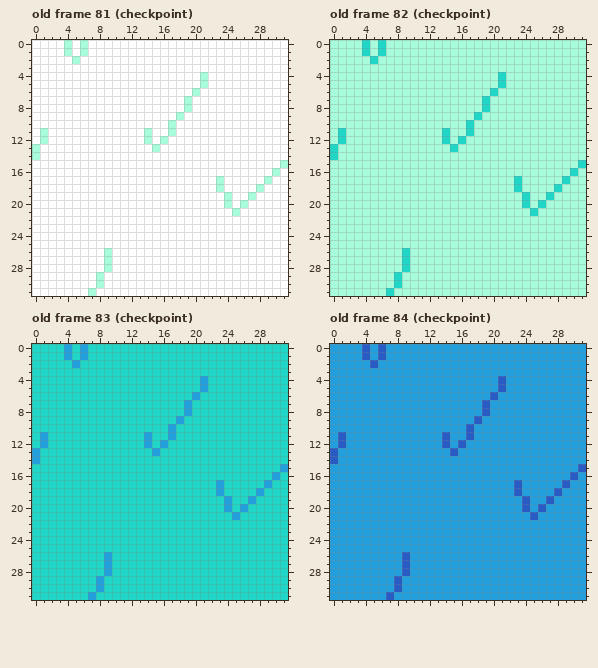
Edited in one commit: pixel-art file (ASSETs/graphics/patterns.aseprite). The first picture shows the starting point.
32x32 pixels, 190 frames. Shown: old frame 81 (checkpoint), old frame 82 (checkpoint), old frame 83 (checkpoint), old frame 84 (checkpoint). The commit also changed other frames, which this record leaves out.
After the commit:
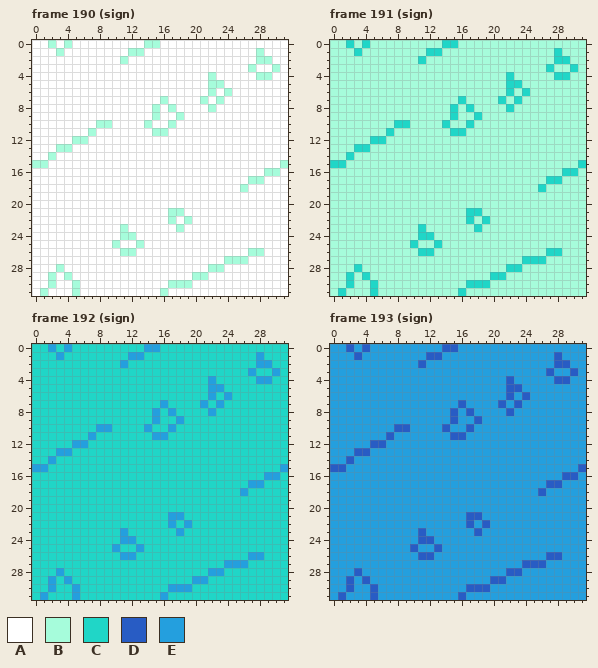
Palette (. is transparent): A #ffffff  B #a6fcdb  C #20d6c7  D #285cc4  E #249fde
A new or re-ordered frame is compared with the old frame closest to it.
Difference:
frames 190 -> 195
Changed rows in their new state; - is an unchanged pixel.
Frame 190 (sign) is new; against old frame 81 (checkpoint):
first column x 0:
 0 --B---A-------BB---------------
 1 ---BA-A-----BB--------------B--
 2 -----A-----B----------------BB-
 3 ---------------------------B--B
 4 ---------------------AB-----BB-
 5 ---------------------ABB-------
 6 --------------------A-B-B------
 7 ----------------B--A-B-B-------
 8 ---------------B-B-A--B--------
 9 ---------------B---------------
10 --------BB----B----------------
11 -A-----B------ABBA-------------
12 -A---BB-------A-A--------------
13 A--BB----------A---------------
14 A-B----------------------------
15 BB-----------------------------
16 -----------------------------B-
17 -----------------------A---BBA-
18 -----------------------A--B-A--
19 ------------------------A--A---
20 ------------------------A-A----
21 -----------------BB------A-----
22 -----------------B-B-----------
23 -----------B------B------------
24 -----------BB------------------
25 ----------B--B-----------------
26 ---------A-BB--------------BB--
27 ---------A--------------BBB----
28 ---B-----A------------BB-------
29 --B-B---A-----------BB---------
30 --B--B--A--------BBB-----------
31 -B---B-A--------B--------------
Frame 191 (sign) is new; against old frame 82 (checkpoint):
first column x 0:
 0 --C---B-------CC---------------
 1 ---CB-B-----CC--------------C--
 2 -----B-----C----------------CC-
 3 ---------------------------C--C
 4 ---------------------BC-----CC-
 5 ---------------------BCC-------
 6 --------------------B-C-C------
 7 ----------------C--B-C-C-------
 8 ---------------C-C-B--C--------
 9 ---------------C---------------
10 --------CC----C----------------
11 -B-----C------BCCB-------------
12 -B---CC-------B-B--------------
13 B--CC----------B---------------
14 B-C----------------------------
15 CC-----------------------------
16 -----------------------------C-
17 -----------------------B---CCB-
18 -----------------------B--C-B--
19 ------------------------B--B---
20 ------------------------B-B----
21 -----------------CC------B-----
22 -----------------C-C-----------
23 -----------C------C------------
24 -----------CC------------------
25 ----------C--C-----------------
26 ---------B-CC--------------CC--
27 ---------B--------------CCC----
28 ---C-----B------------CC-------
29 --C-C---B-----------CC---------
30 --C--C--B--------CCC-----------
31 -C---C-B--------C--------------
Frame 192 (sign) is new; against old frame 83 (checkpoint):
first column x 0:
 0 --E---C-------EE---------------
 1 ---EC-C-----EE--------------E--
 2 -----C-----E----------------EE-
 3 ---------------------------E--E
 4 ---------------------CE-----EE-
 5 ---------------------CEE-------
 6 --------------------C-E-E------
 7 ----------------E--C-E-E-------
 8 ---------------E-E-C--E--------
 9 ---------------E---------------
10 --------EE----E----------------
11 -C-----E------CEEC-------------
12 -C---EE-------C-C--------------
13 C--EE----------C---------------
14 C-E----------------------------
15 EE-----------------------------
16 -----------------------------E-
17 -----------------------C---EEC-
18 -----------------------C--E-C--
19 ------------------------C--C---
20 ------------------------C-C----
21 -----------------EE------C-----
22 -----------------E-E-----------
23 -----------E------E------------
24 -----------EE------------------
25 ----------E--E-----------------
26 ---------C-EE--------------EE--
27 ---------C--------------EEE----
28 ---E-----C------------EE-------
29 --E-E---C-----------EE---------
30 --E--E--C--------EEE-----------
31 -E---E-C--------E--------------
Frame 193 (sign) is new; against old frame 84 (checkpoint):
first column x 0:
 0 --D---E-------DD---------------
 1 ---DE-E-----DD--------------D--
 2 -----E-----D----------------DD-
 3 ---------------------------D--D
 4 ---------------------ED-----DD-
 5 ---------------------EDD-------
 6 --------------------E-D-D------
 7 ----------------D--E-D-D-------
 8 ---------------D-D-E--D--------
 9 ---------------D---------------
10 --------DD----D----------------
11 -E-----D------EDDE-------------
12 -E---DD-------E-E--------------
13 E--DD----------E---------------
14 E-D----------------------------
15 DD-----------------------------
16 -----------------------------D-
17 -----------------------E---DDE-
18 -----------------------E--D-E--
19 ------------------------E--E---
20 ------------------------E-E----
21 -----------------DD------E-----
22 -----------------D-D-----------
23 -----------D------D------------
24 -----------DD------------------
25 ----------D--D-----------------
26 ---------E-DD--------------DD--
27 ---------E--------------DDD----
28 ---D-----E------------DD-------
29 --D-D---E-----------DD---------
30 --D--D--E--------DDD-----------
31 -D---D-E--------D--------------
Boxes around the changes in both pictures, in picture pixels (x1, y1, x2, y2):
changed: (32, 40, 280, 168)
changed: (40, 168, 272, 296)
changed: (330, 40, 578, 168)
changed: (338, 168, 570, 296)
changed: (32, 344, 280, 472)
changed: (40, 472, 272, 600)
changed: (330, 344, 578, 472)
changed: (338, 472, 570, 600)
